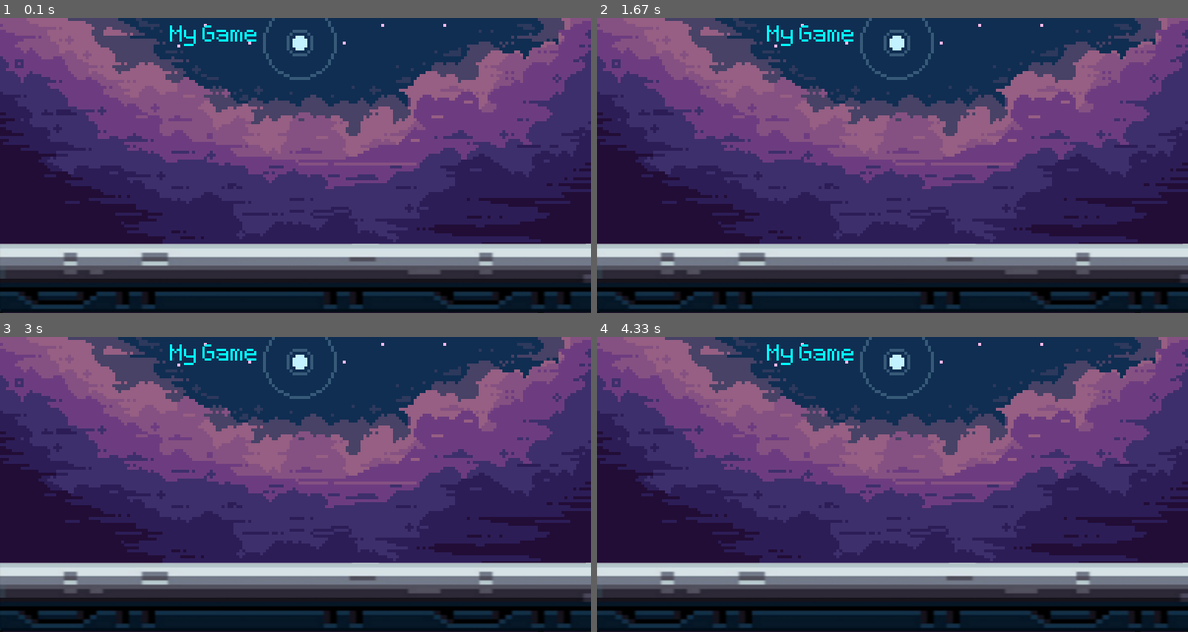
Above: before the commit, frames 1-4 (two rows, left to right).
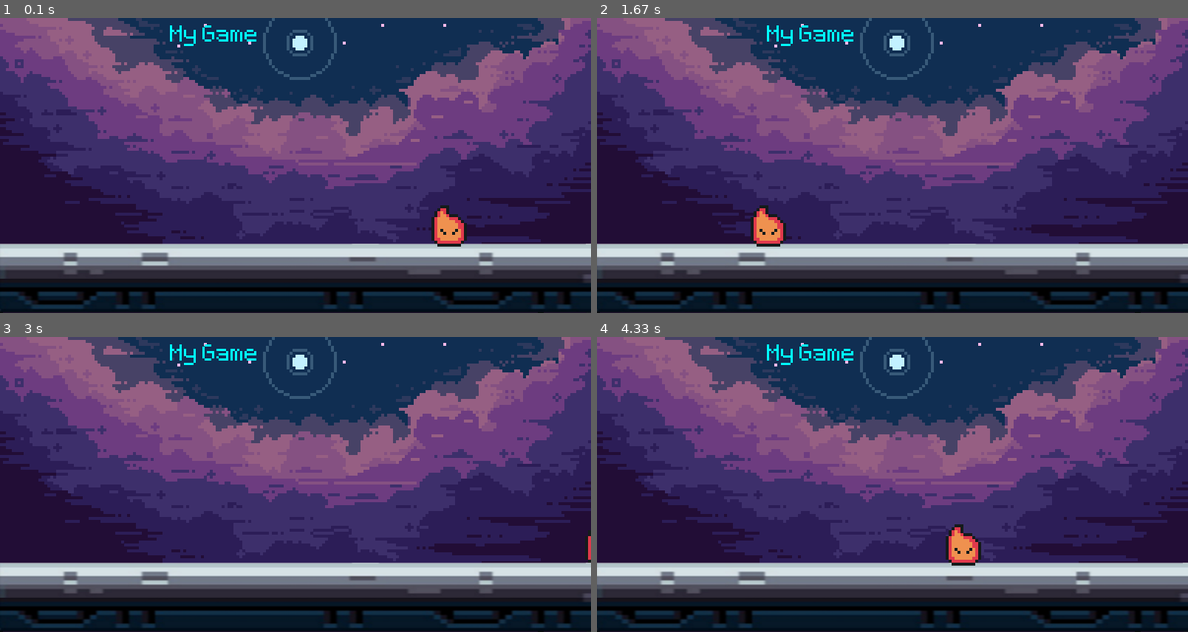
Above: after the commit, the same moments.

Repository: Hpollard003/FlameBot
Game: pygame game, started from pygame/main.py
The game is run twice, just before and just after one commit, with the same random seed, the same clock (stepped at 60 frames per second) and the same inputs.
Inputs:
- Up to frame 1 (0.1 s): no input
- Up to frame 2 (1.67 s): no input
- Up to frame 3 (3 s): no input
- Up to frame 4 (4.33 s): no input

The runs differ from the first frame. In frame 1, 0.7% of the frame differs, in the area x 73-79%, y 63-78%; in frame 2, 0.7%; in frame 3, 0.1%; in frame 4, 0.7%.

Commit message:
Add First enemy

Diff:
--- a/pygame/main.py
+++ b/pygame/main.py
@@ -12,6 +12,9 @@
 ground_surface = pygame.image.load('graphics/ground.png')
 text_surface = pixel_font.render("My Game", False, "cyan")
 
+enemy_surface = pygame.image.load('graphics/enemy/enemy1.png')
+enemy_x_pos = 600
+
 while True:
     for event in pygame.event.get():
         if event.type == pygame.QUIT:
@@ -21,6 +24,9 @@
     screen.blit(bg_surface, (0,0))
     screen.blit(ground_surface, (0,300))
     screen.blit(text_surface, (230, 10))
+    enemy_x_pos -= 4
+    if enemy_x_pos < -100: enemy_x_pos = 800
+    screen.blit(enemy_surface, (enemy_x_pos, 250))
 
     pygame.display.update()
     clock.tick(60)
Binary file added: pygame/graphics/enemy/enemy1.png
